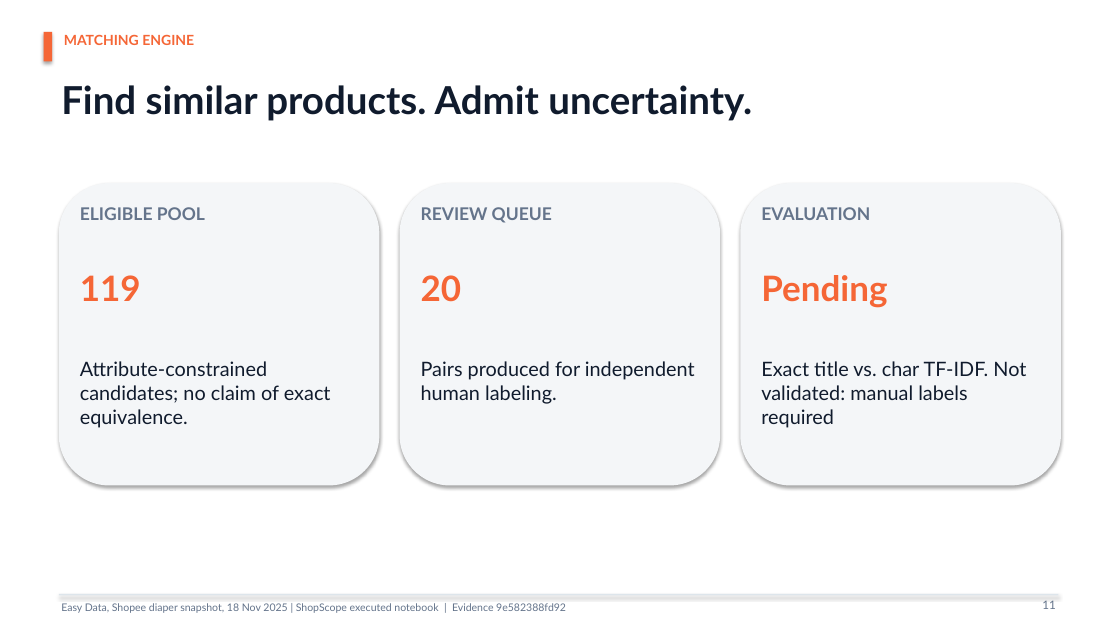
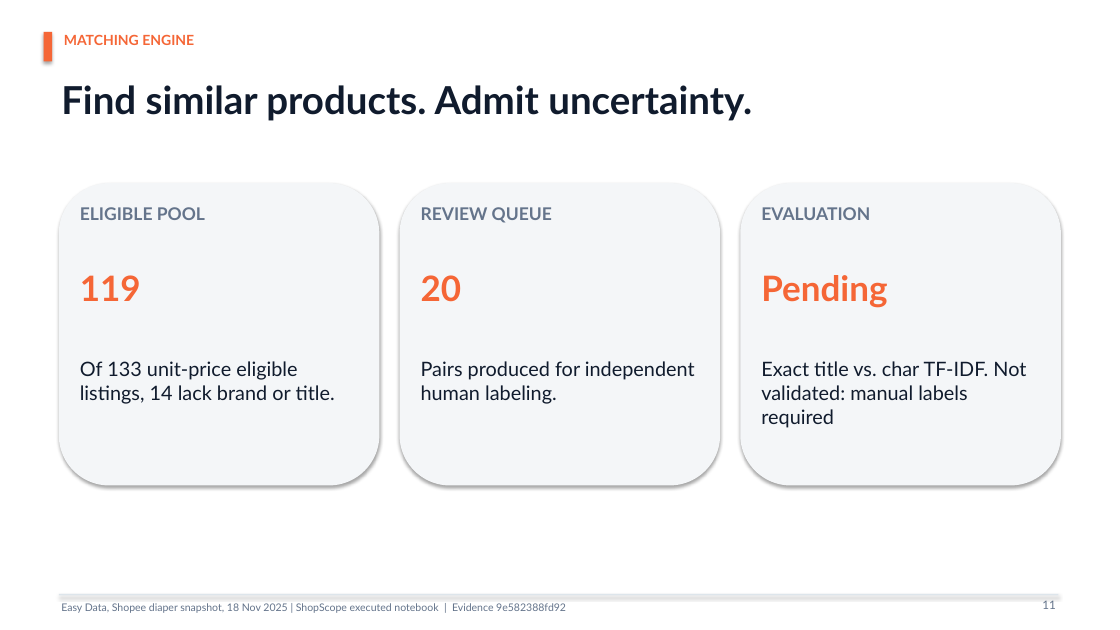
Before and after one commit to kien-test-hehe/data-entrepreneurship, a slide deck: slide 11 of reports/ShopScope_Startup_Pitch.pptx. Drawn at 1120x630 pixels with LibreOffice and Linux fonts; fonts in the diff are those of the drawing. Boxes give left, top, right and bottom in pixels: in the first picture for what was removed or moved away, otherwise in the second. Text is boxed around its words. In the diff, an @@ line names an element or a change of style, - is before the commit and + after.

```diff
--- a/reports/ShopScope_Startup_Pitch.pptx
+++ b/reports/ShopScope_Startup_Pitch.pptx
@@ text at [80, 361, 335, 404]: text changed @@
-Attribute-constrained candidates; no claim of exact equivalence.
+Of 133 unit-price eligible listings, 14 lack brand or title.
```
Also in this commit, not shown: 8 other slides changed, 3 other files.
